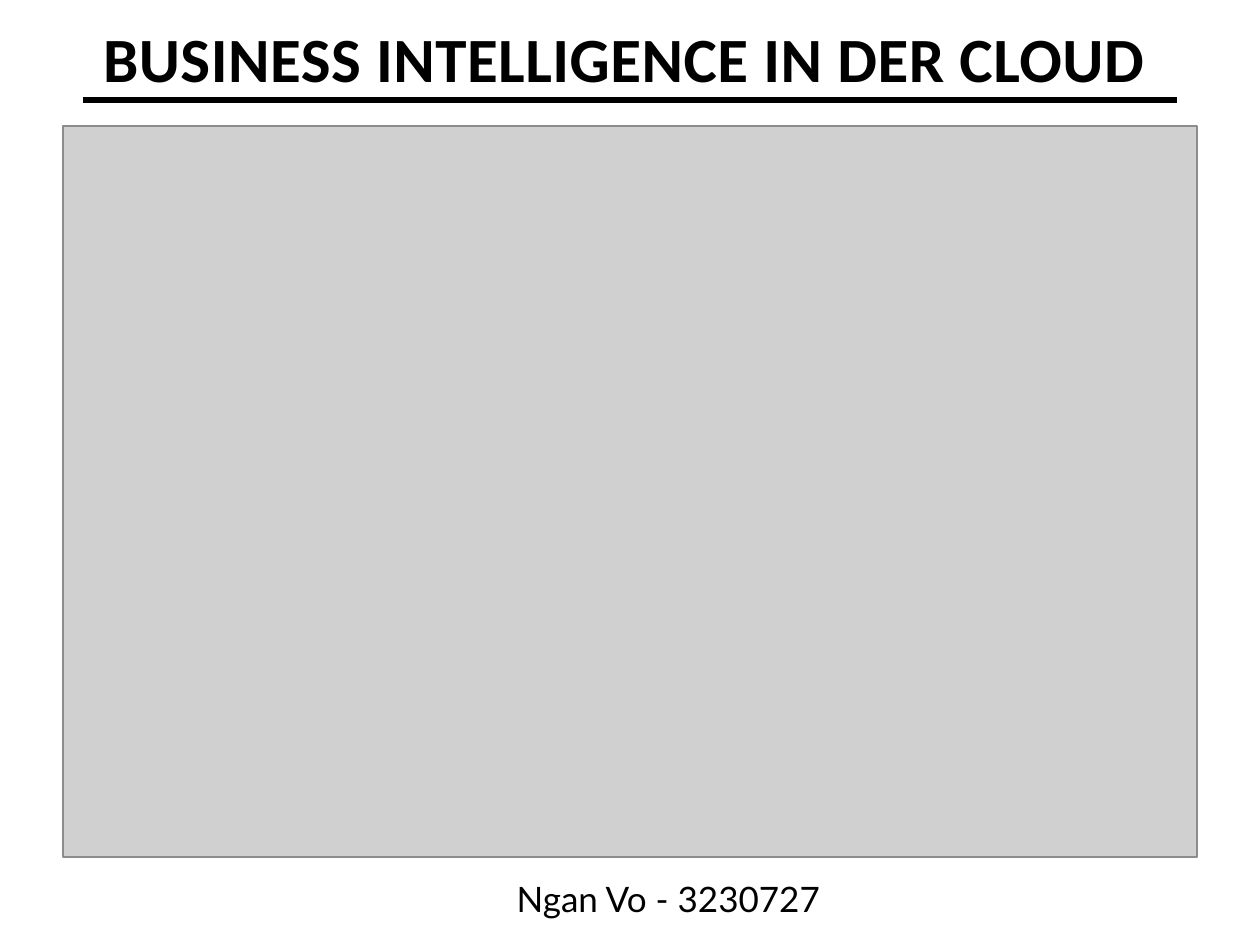
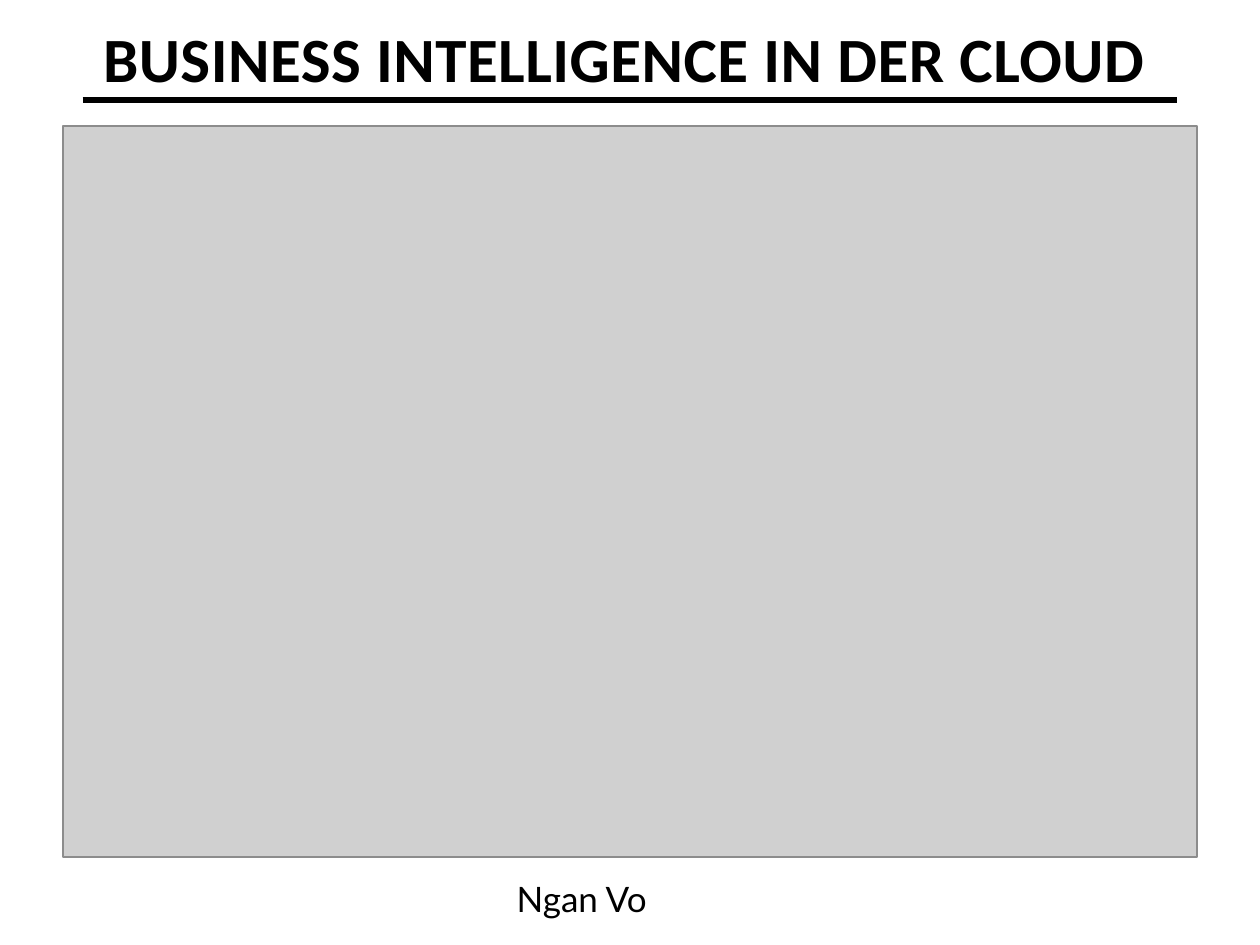
Before and after one commit to tngan7197/Portfolio, a slide deck: slide 15 of BIC_PowerPoint_StA.pptx (slide 14 before the commit). Drawn at 1260x945 pixels with LibreOffice and Linux fonts; fonts in the diff are those of the drawing; grey boxes stand for pictures. Boxes give left, top, right and bottom in pixels: in the first picture for what was removed or moved away, otherwise in the second. Text is boxed around its words. In the diff, an @@ line names an element or a change of style, - is before the commit and + after.

```diff
--- a/BIC_PowerPoint_StA.pptx
+++ b/BIC_PowerPoint_StA.pptx
@@ text at box(517, 887, 647, 919): text changed @@
-Ngan Vo - 3230727
+Ngan Vo
```
Also in this commit, not shown: 12 other slides changed, 1 slide added, 3 other files.
